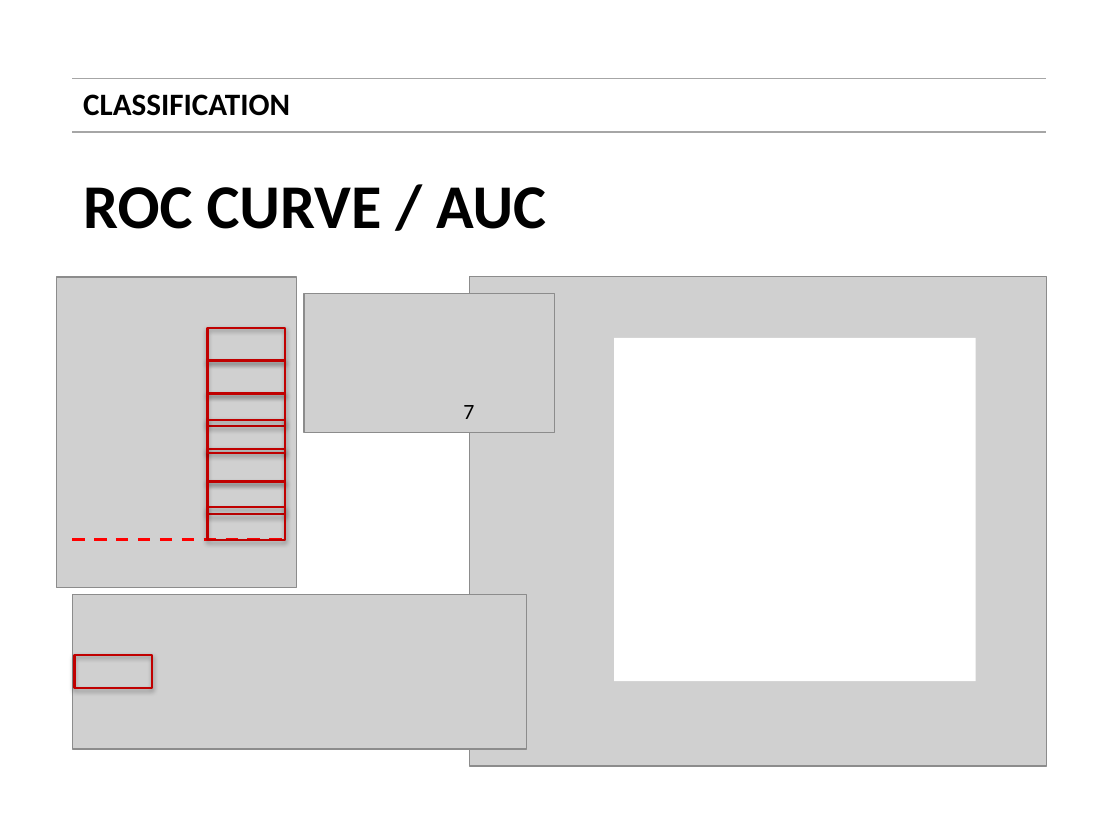
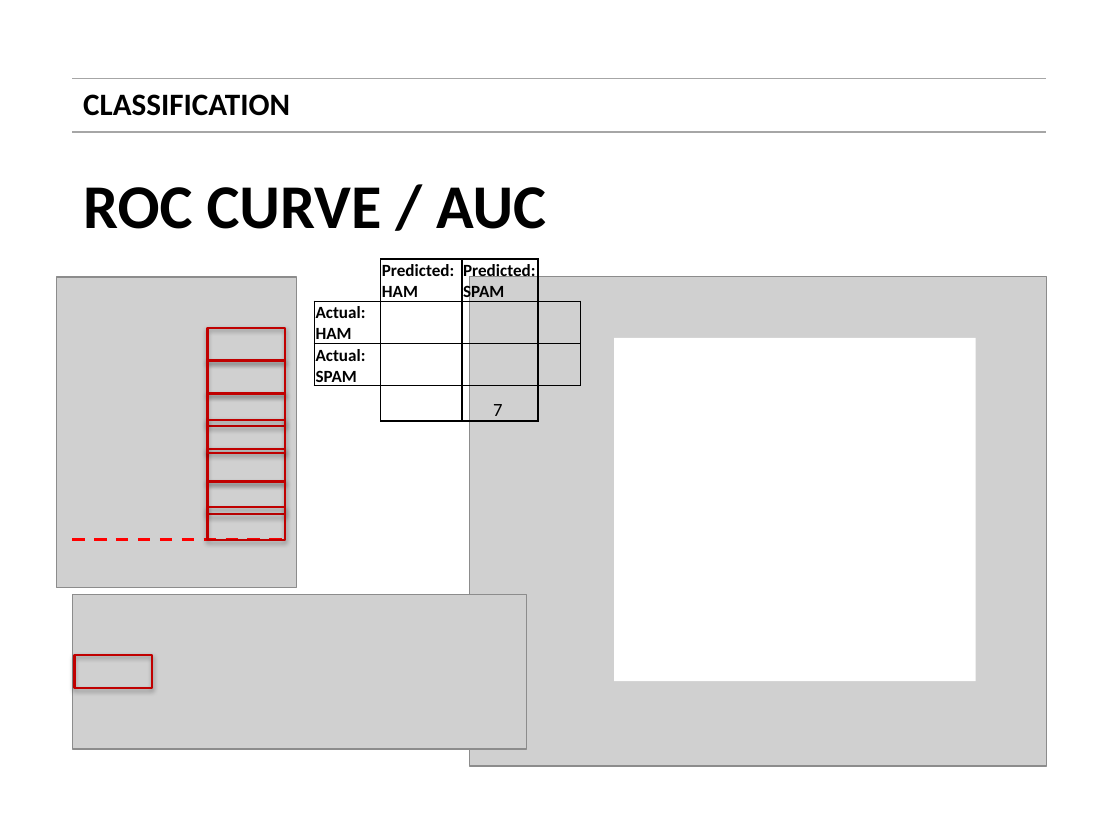
Before and after one commit to vim89/machine-learning-practice, a slide deck: slide 36 of day_3/slides/01_classification.pptx. Drawn at 1120x840 pixels with LibreOffice and Linux fonts; fonts in the diff are those of the drawing; grey boxes stand for pictures. Boxes give left, top, right and bottom in pixels: in the first picture for what was removed or moved away, otherwise in the second. Text is boxed around its words. In the diff, an @@ line names an element or a change of style, - is before the commit and + after.

```diff
--- a/day_3/slides/01_classification.pptx
+++ b/day_3/slides/01_classification.pptx
@@ table added at (x1=315, y1=259, x2=581, y2=425), 4 rows, 4 columns @@
+ | Predicted: HAM | Predicted: SPAM | 
+Actual: HAM |  |  | 
+Actual: SPAM |  |  | 
+ |  | 7 | 
@@ picture removed at (x1=304, y1=293, x2=553, y2=432) @@
@@ text removed at (x1=463, y1=405, x2=474, y2=419) @@
-7
```
Also in this commit, not shown: 16 other slides changed.
